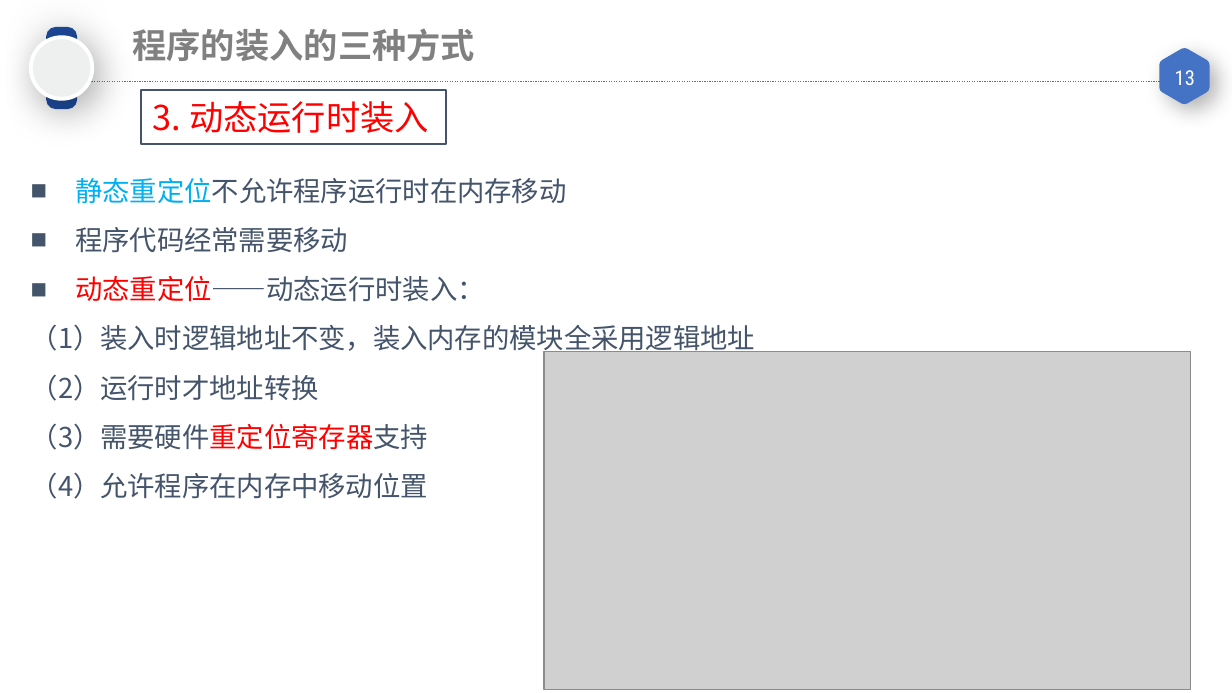
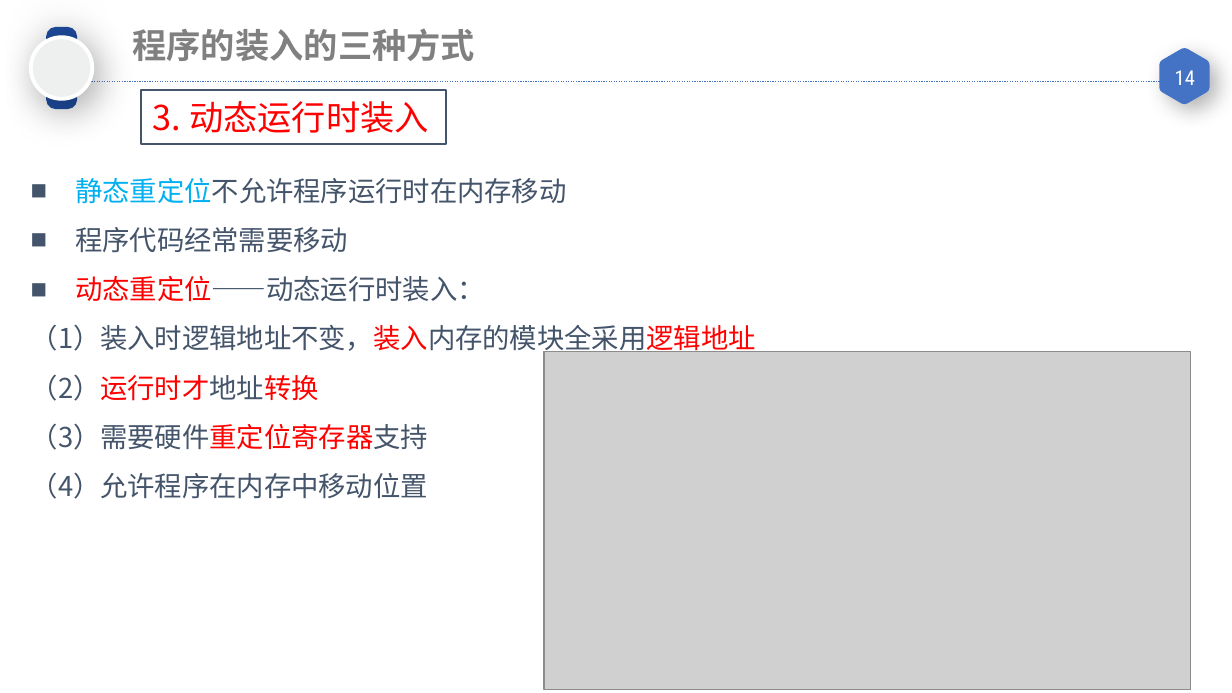
Before and after one commit to GALA-Lin/CUPK-lib, a slide deck: slide 14 of 计算机操作系统/05 内存管理-连续内存分配.pptx (slide 13 before the commit). Drawn at 1232x693 pixels with LibreOffice and Linux fonts; fonts in the diff are those of the drawing; grey boxes stand for pictures. Boxes give left, top, right and bottom in pixels: in the first picture for what was removed or moved away, otherwise in the second. Text is boxed around its words. In the diff, an @@ line names an element or a change of style, - is before the commit and + after.

```diff
--- a/计算机操作系统/05 内存管理-连续内存分配.pptx
+++ b/计算机操作系统/05 内存管理-连续内存分配.pptx
@@ page number at <box>1175,70,1195,85</box>: text changed @@
-13
+14
@@ text at <box>31,324,756,401</box>: text colour #44546A to #FF0000 in "（1）装入时逻辑地址不变，装入内存的模块全采用逻辑地址", "（2）运行时才地址转换" @@
```
Also in this commit, not shown: 9 other slides changed, 2 slides added, 1 slide removed, 2 other files.
